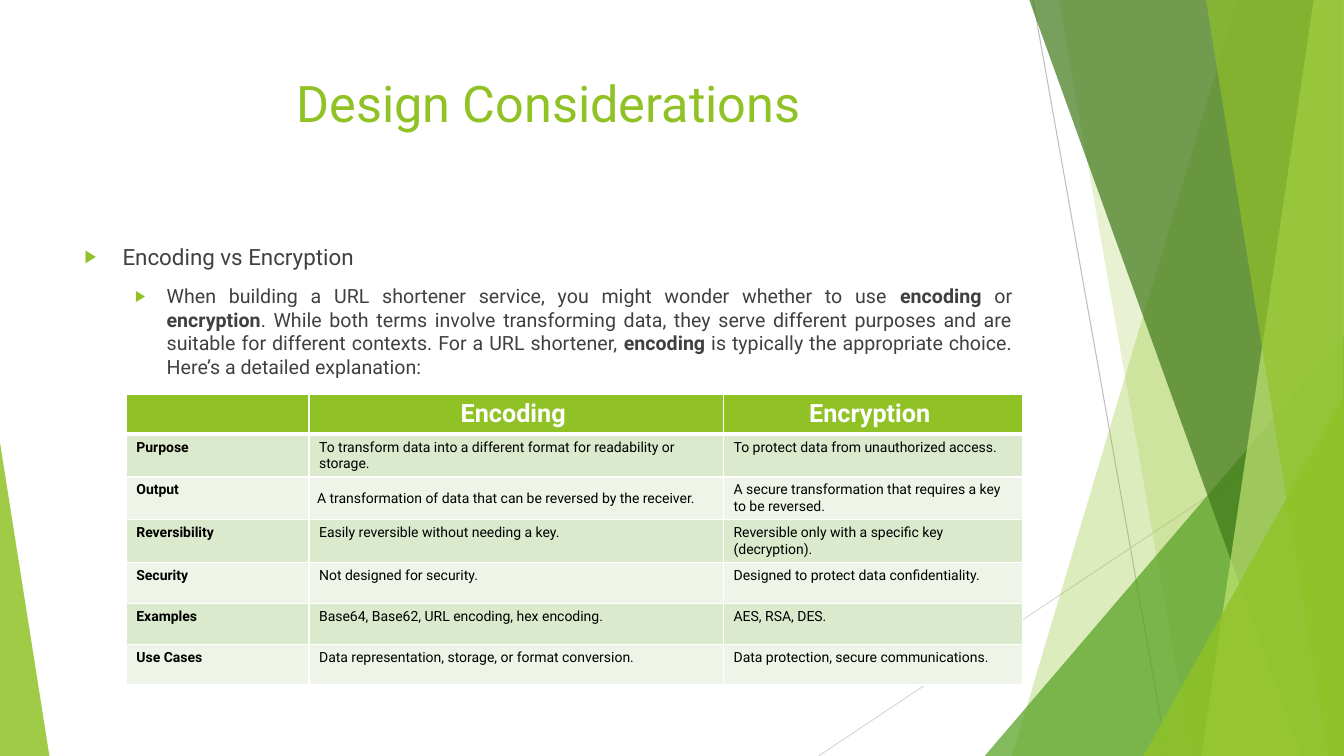
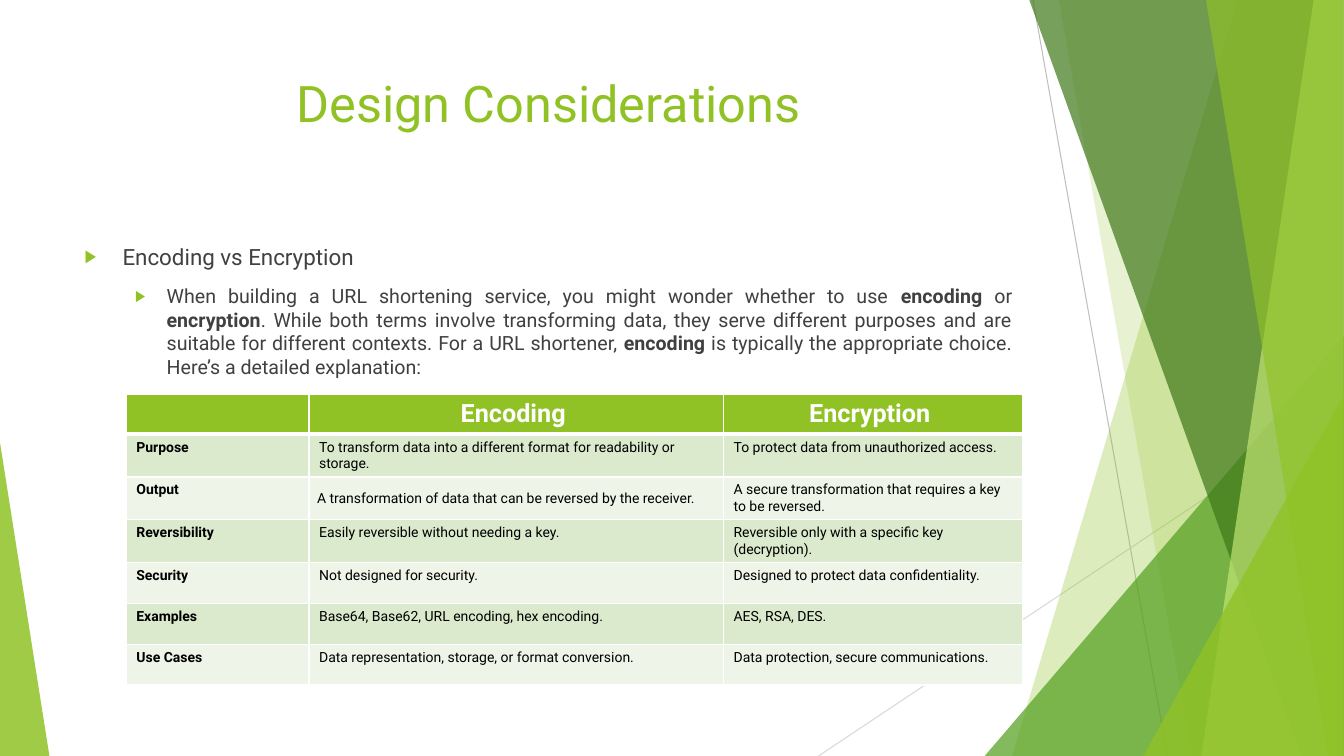
Before and after one commit to bliu1972/URL-shortening, a slide deck: slide 13 of URL Shortener.pptx. Drawn at 1344x756 pixels with LibreOffice and Linux fonts; fonts in the diff are those of the drawing. Boxes give left, top, right and bottom in pixels: in the first picture for what was removed or moved away, otherwise in the second. Text is boxed around its words. In the diff, an @@ line names an element or a change of style, - is before the commit and + after.

```diff
--- a/URL Shortener.pptx
+++ b/URL Shortener.pptx
@@ text at box(167, 288, 1012, 378): text changed @@
-  ▶ When building a URL shortener service, you might wonder whether to use encoding or encryption. While both terms involve transforming data, they serve different purposes and are suitable for different contexts. For a URL shortener, encoding is typically the appropriate choice. Here’s a detailed explanation:
+  ▶ When building a URL shortening service, you might wonder whether to use encoding or encryption. While both terms involve transforming data, they serve different purposes and are suitable for different contexts. For a URL shortener, encoding is typically the appropriate choice. Here’s a detailed explanation:
```
Also in this commit, not shown: 8 other slides changed, 3 slides added, 3 other files.
